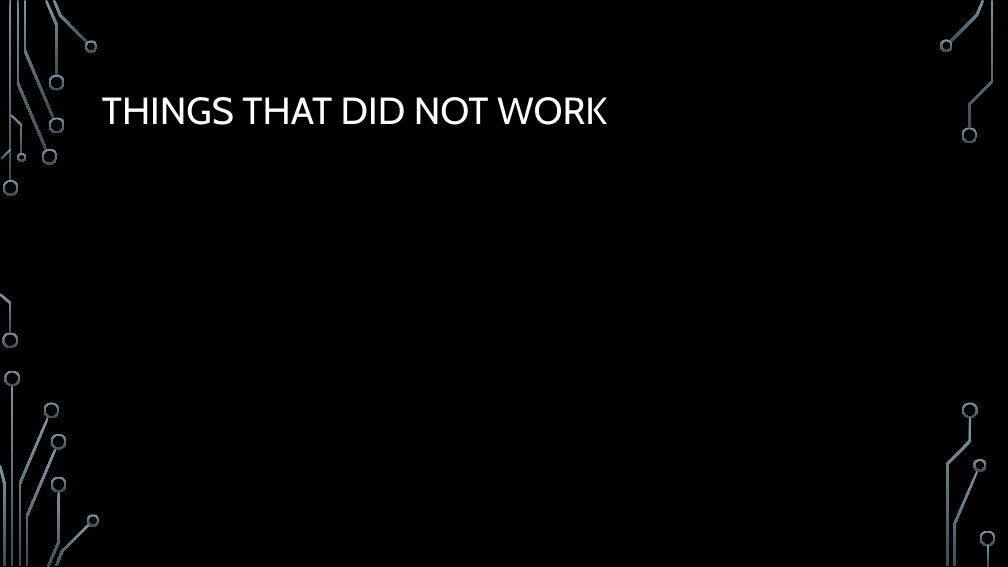
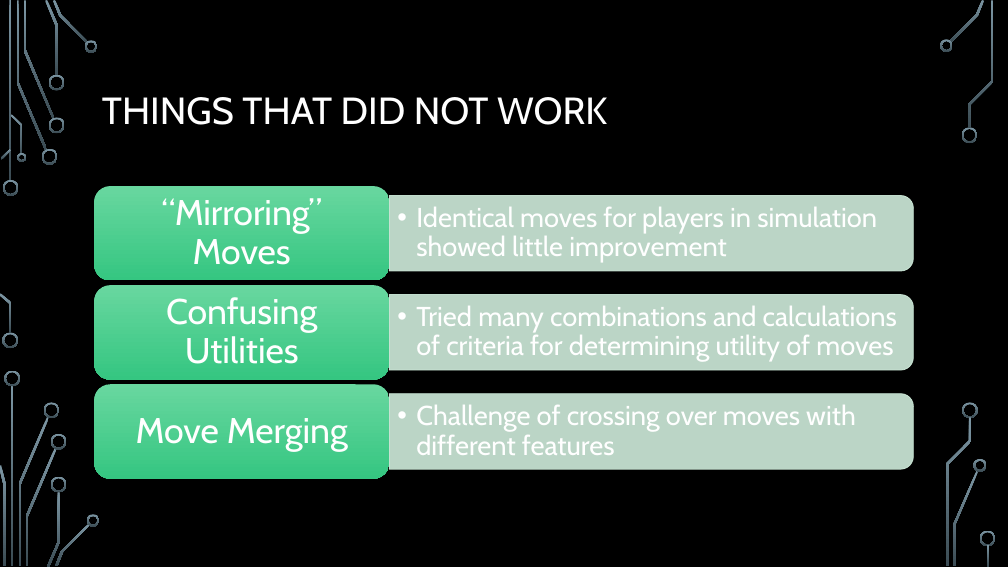
Before and after one commit to acbart/attribute-learning-system, a slide deck: slide 10 of presentation/Attribute Learning System Presentation.pptx. Drawn at 1008x567 pixels with LibreOffice and Linux fonts; fonts in the diff are those of the drawing; background and template pictures are left out. Boxes give left, top, right and bottom in pixels: in the first picture for what was removed or moved away, otherwise in the second. Text is boxed around its words. In the diff, an @@ line names an element or a change of style, - is before the commit and + after.

```diff
--- a/presentation/Attribute Learning System Presentation.pptx
+++ b/presentation/Attribute Learning System Presentation.pptx
@@ group added at box(95, 186, 914, 479): 6 texts, 3 round same rects, 3 rounded rectangles @@
+  •• Identical moves for players in simulation showed little improvement
+“Mirroring” Moves
+  •• Tried many combinations and calculations of criteria for determining utility of moves
+Confusing Utilities
+  •• Challenge of crossing over moves with different features
+Move Merging
```
Also in this commit, not shown: 4 other slides changed, 1 slide added, 3 slides removed, 1 other file.
